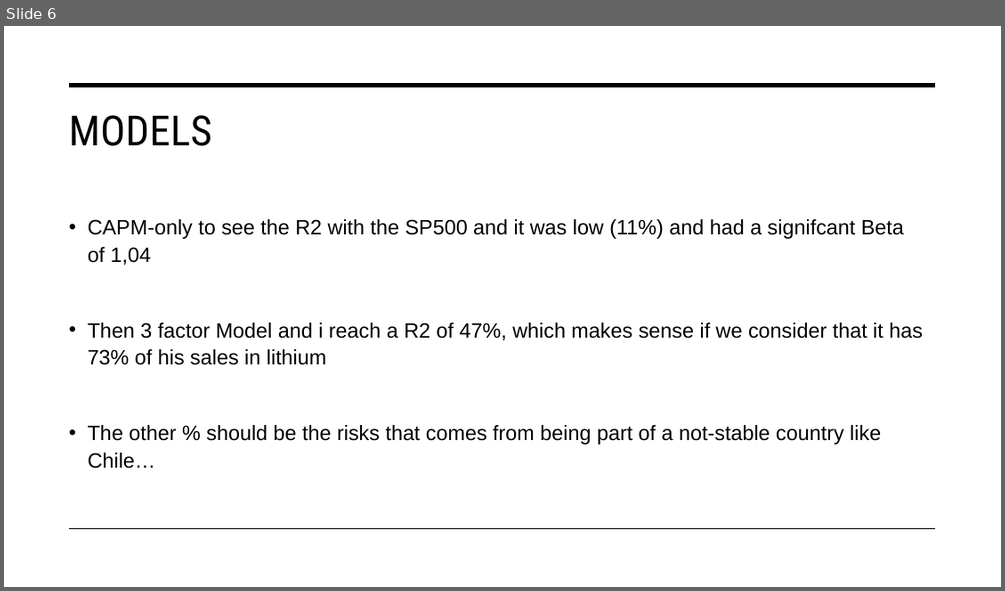
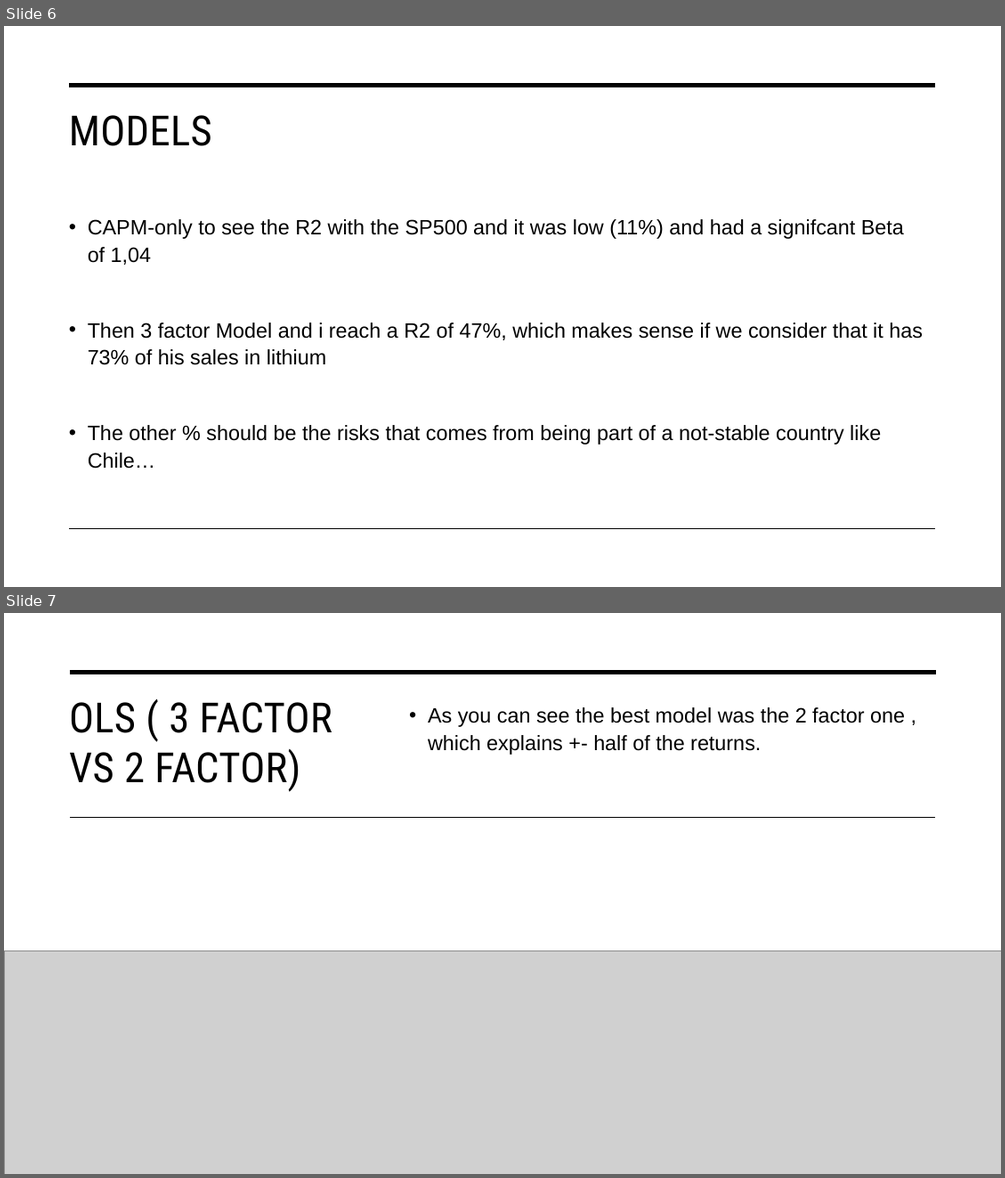
Before and after one commit to yanntouret/IAE_METZ_2026_EMPIRICAL_FINANCLE, a slide deck: PRESENTATION/Soquimich (SQM) – Empirical Finance &.pptx. Shown one above the other, each under a label of ours: slide 6 before the commit, slides 6 and 7 after it. The pictures are 1005x591 and 1005x1178 pixels, drawn with LibreOffice and Linux fonts; fonts in the diff are those of the drawing; grey boxes stand for pictures. Boxes give left, top, right and bottom in pixels: in the first picture for what was removed or moved away, otherwise in the second. Text is boxed around its words. In the diff, an @@ line names an element or a change of style, - is before the commit and + after.

```diff
--- a/PRESENTATION/Soquimich (SQM) – Empirical Finance &.pptx
+++ b/PRESENTATION/Soquimich (SQM) – Empirical Finance &.pptx
@@ slide 7 added at (x1=4, y1=613, x2=1001, y2=1174), background #FFFFFF @@
@@ line added from (70, 672) to (936, 672), #000000 3.5 pt @@
@@ title added at (x1=69, y1=702, x2=332, y2=792), 40 pt, text #000000 @@
+OLS ( 3 FACTOR VS 2 FACTOR)
@@ text added at (x1=428, y1=707, x2=905, y2=755), 20 pt, text #000000 @@
+• As you can see the best model was the 2 factor one , which explains +- half of the returns.
@@ line added from (70, 817) to (936, 817), #000000 1 pt @@
@@ picture added at (x1=4, y1=951, x2=1001, y2=1174) @@
```
Also in this commit, not shown: 5 slides changed.
